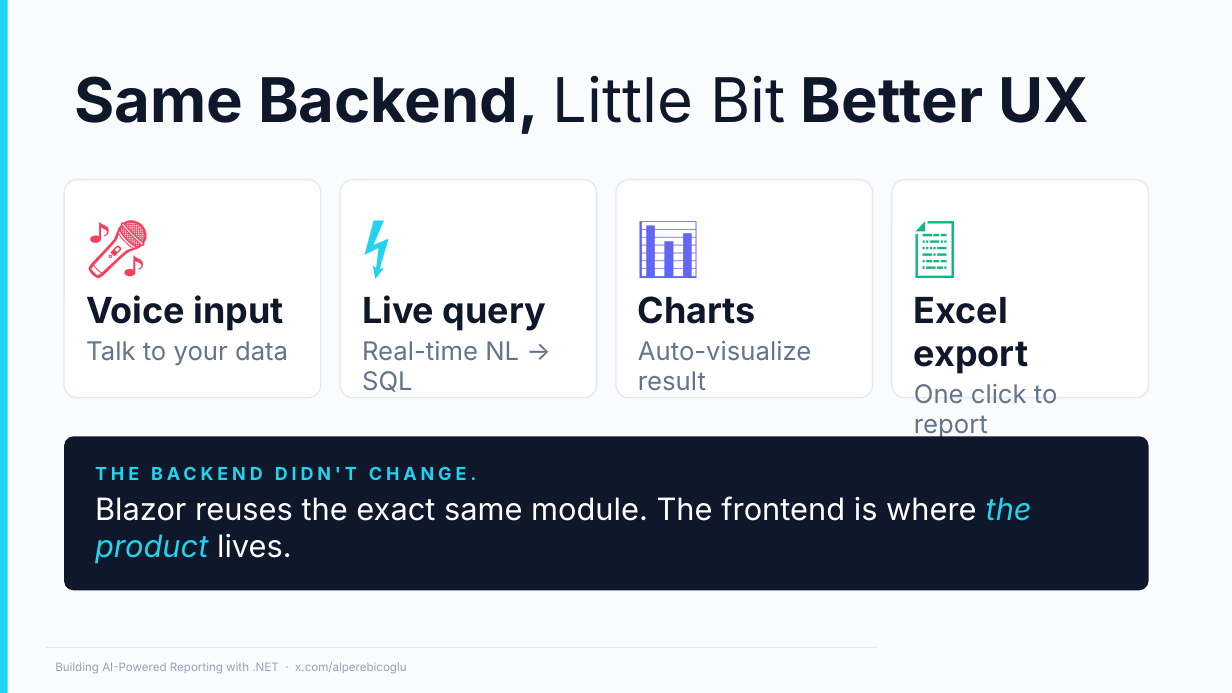
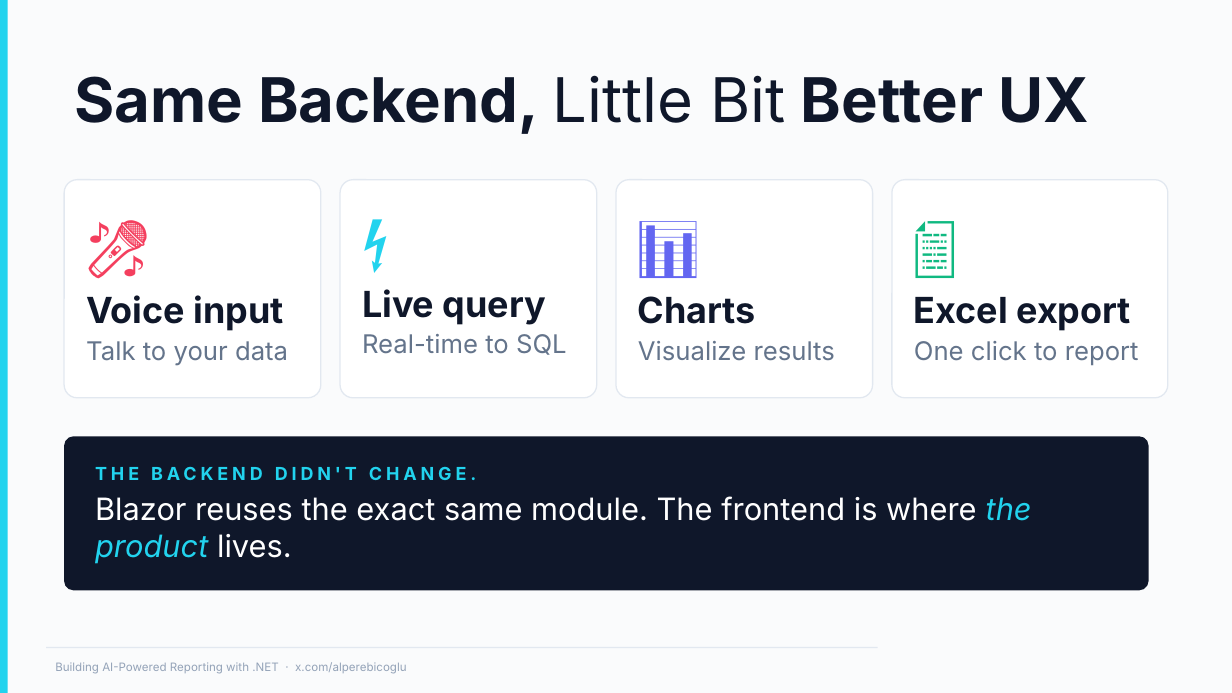
Before and after one commit to ebicoglu/chat-with-your-data-conference, a slide deck: slide 15 of Presentation-Master.pptx. Drawn at 1232x693 pixels with LibreOffice and Linux fonts; fonts in the diff are those of the drawing; background and template pictures are left out. Boxes give left, top, right and bottom in pixels: in the first picture for what was removed or moved away, otherwise in the second. Text is boxed around its words. In the diff, an @@ line names an element or a change of style, - is before the commit and + after.

```diff
--- a/Presentation-Master.pptx
+++ b/Presentation-Master.pptx
@@ rounded rectangle "⚡" at <box>340,179,597,397</box>: size 48 to 44 pt in "⚡" @@
@@ rounded rectangle "📄": place and size @@
-rounded rectangle "📄" at <box>892,179,1149,397</box>
+rounded rectangle "📄" at <box>892,179,1168,397</box>
@@ text in rounded rectangle at <box>362,334,567,355</box>: text changed @@
-Real-time NL → SQL
+Real-time to SQL
@@ text in rounded rectangle at <box>638,341,835,361</box>: text changed @@
-Auto-visualize result
+Visualize results
```
Also in this commit, not shown: 10 other slides changed.
